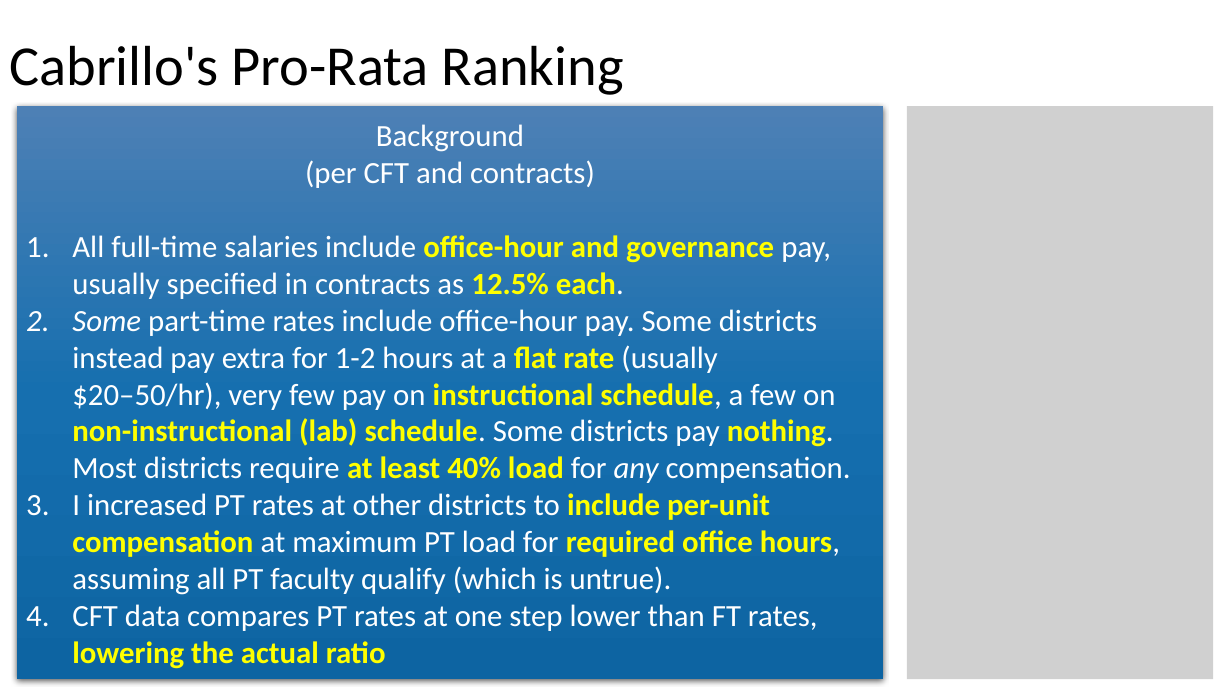
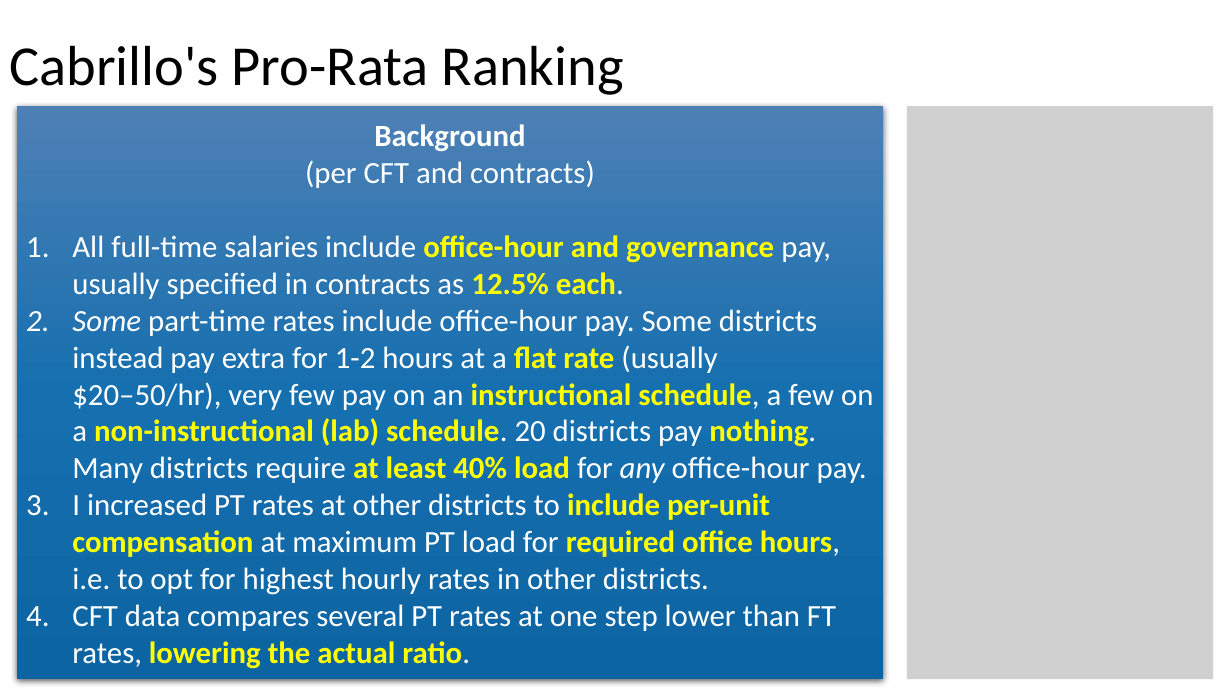
Before and after one commit to jeffreybergamini/ccc-salary-study, a slide deck: slide 8 of cabrillo-summary.pptx. Drawn at 1232x693 pixels with LibreOffice and Linux fonts; fonts in the diff are those of the drawing; grey boxes stand for pictures. Boxes give left, top, right and bottom in pixels: in the first picture for what was removed or moved away, otherwise in the second. Text is boxed around its words. In the diff, an @@ line names an element or a change of style, - is before the commit and + after.

```diff
--- a/cabrillo-summary.pptx
+++ b/cabrillo-summary.pptx
@@ text in rectangle at <box>374,124,525,151</box>: bold on in "Background" @@
@@ text in rectangle at <box>72,309,873,669</box>: text changed @@
-2. Some part-time rates include office-hour pay. Some districts instead pay extra for 1-2 hours at a flat rate (usually $20–50/hr), very few pay on instructional schedule, a few on non-instructional (lab) schedule. Some districts pay nothing. Most districts require at least 40% load for any compensation.
-3. I increased PT rates at other districts to include per-unit compensation at maximum PT load for required office hours, assuming all PT faculty qualify (which is untrue).
-4. CFT data compares PT rates at one step lower than FT rates, lowering the actual ratio
+2. Some part-time rates include office-hour pay. Some districts instead pay extra for 1-2 hours at a flat rate (usually $20–50/hr), very few pay on an instructional schedule, a few on a non-instructional (lab) schedule. 20 districts pay nothing. Many districts require at least 40% load for any office-hour pay.
+3. I increased PT rates at other districts to include per-unit compensation at maximum PT load for required office hours, i.e. to opt for highest hourly rates in other districts.
+4. CFT data compares several PT rates at one step lower than FT rates, lowering the actual ratio.
```
Also in this commit, not shown: 11 other slides changed, 1 other file.
